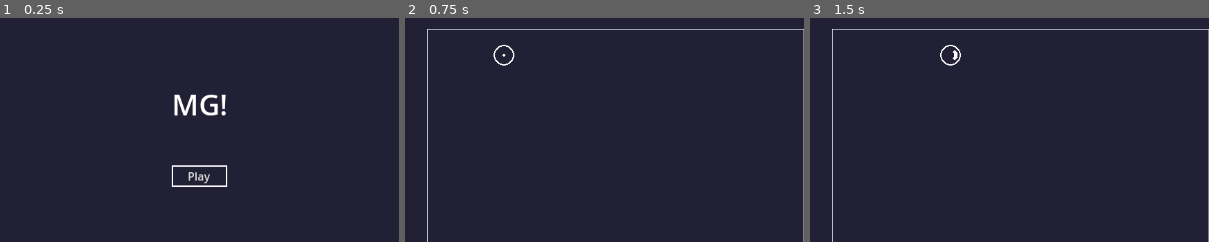
Above: before the commit, frames 1-3 (left to right).
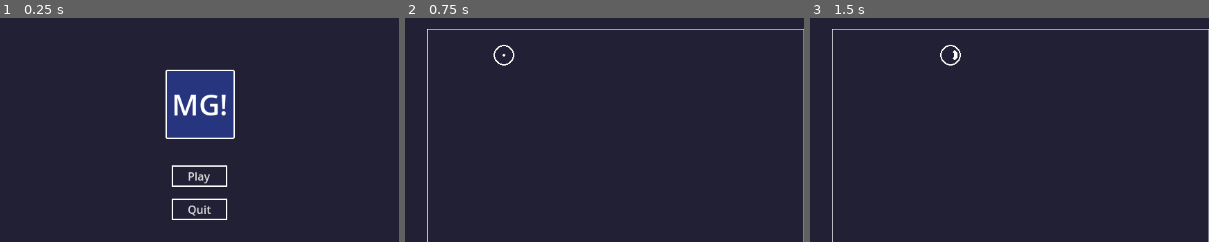
Above: after the commit, the same moments.

Repository: Huthien/MG
Game: Godot game, scene res://Scenes/main.tscn
Two runs of this game, one before a commit and one after it. Both use one fixed random seed, a clock stepped at 60 frames per second and the inputs below.
Inputs:
- Up to frame 1 (0.25 s): no input
- Up to frame 2 (0.75 s): click "Play" at 0.5 s
- Up to frame 3 (1.5 s): tap Enter at 1.25 s; hold D (Right) from 1.28 s (still down)
The pictures show only the part of the screen within x 25-75%, y 20-70%; the shares and areas given below are measured in that part.

The runs differ from the first frame. In frame 1, 5.5% of the frame differs, in the area x 41-59%, y 22-91%; in frame 2, nothing differs; in frame 3, nothing differs.

Commit message:
changes in main menu

Diff:
--- a/Scenes/Play.gd
+++ /dev/null
@@ -1,4 +0,0 @@
-extends Button
-
-func _on_pressed():
-	get_tree().change_scene_to_file("res://Scenes/maze.tscn")
--- a/Scenes/main.tscn
+++ b/Scenes/main.tscn
@@ -1,6 +1,6 @@
-[gd_scene load_steps=4 format=3 uid="uid://d0crrk2wfpalf"]
+[gd_scene load_steps=9 format=3 uid="uid://d0crrk2wfpalf"]
 
-[ext_resource type="Script" path="res://Scenes/Play.gd" id="1_buqml"]
+[ext_resource type="Script" path="res://Scripts/main.gd" id="1_t1b3p"]
 
 [sub_resource type="StyleBoxFlat" id="StyleBoxFlat_yhhrm"]
 bg_color = Color(0.133333, 0.12549, 0.203922, 1)
@@ -10,6 +10,18 @@
 border_width_bottom = 4
 border_color = Color(1, 1, 1, 1)
 
+[sub_resource type="StyleBoxFlat" id="StyleBoxFlat_16bey"]
+bg_color = Color(0.150905, 0.206685, 0.493744, 1)
+border_width_left = 2
+border_width_top = 2
+border_width_right = 2
+border_width_bottom = 2
+border_color = Color(1, 1, 1, 1)
+corner_radius_top_left = 2
+corner_radius_top_right = 2
+corner_radius_bottom_right = 2
+corner_radius_bottom_left = 2
+
 [sub_resource type="StyleBoxFlat" id="StyleBoxFlat_ln8c1"]
 bg_color = Color(0.133333, 0.12549, 0.203922, 1)
 border_width_left = 2
@@ -18,7 +30,30 @@
 border_width_bottom = 2
 border_color = Color(1, 1, 1, 1)
 
+[sub_resource type="StyleBoxFlat" id="StyleBoxFlat_8keen"]
+bg_color = Color(0.14902, 0.207843, 0.494118, 1)
+border_width_left = 2
+border_width_top = 2
+border_width_right = 2
+border_width_bottom = 2
+border_color = Color(1, 1, 1, 1)
+
+[sub_resource type="StyleBoxFlat" id="StyleBoxFlat_hsvep"]
+bg_color = Color(0.333205, 0.432808, 0.834754, 1)
+
+[sub_resource type="StyleBoxFlat" id="StyleBoxFlat_sebbp"]
+bg_color = Color(0.14902, 0.207843, 0.494118, 1)
+border_width_left = 2
+border_width_top = 2
+border_width_right = 2
+border_width_bottom = 2
+border_color = Color(1, 1, 1, 1)
+
+[sub_resource type="StyleBoxFlat" id="StyleBoxFlat_vdphn"]
+bg_color = Color(0.333205, 0.432808, 0.834754, 1)
+
 [node name="Main" type="Node2D"]
+script = ExtResource("1_t1b3p")
 
 [node name="mainMenu" type="CanvasLayer" parent="."]
 
@@ -43,6 +78,7 @@
 grow_vertical = 2
 size_flags_horizontal = 4
 theme_override_font_sizes/font_size = 42
+theme_override_styles/normal = SubResource("StyleBoxFlat_16bey")
 text = "MG!
 "
 horizontal_alignment = 1
@@ -61,7 +97,27 @@
 grow_horizontal = 2
 grow_vertical = 2
 theme_override_styles/normal = SubResource("StyleBoxFlat_ln8c1")
+theme_override_styles/hover = SubResource("StyleBoxFlat_8keen")
+theme_override_styles/pressed = SubResource("StyleBoxFlat_hsvep")
 text = "Play"
-script = ExtResource("1_buqml")
 
-[connection signal="pressed" from="mainMenu/Play" to="mainMenu/Play" method="_on_pressed"]
+[node name="Quit" type="Button" parent="mainMenu"]
+anchors_preset = 8
+anchor_left = 0.5
+anchor_top = 0.5
+anchor_right = 0.5
+anchor_bottom = 0.5
+offset_left = -40.0
+offset_top = 68.0
+offset_right = 40.0
+offset_bottom = 99.0
+grow_horizontal = 2
+grow_vertical = 2
+theme_override_styles/normal = SubResource("StyleBoxFlat_ln8c1")
+theme_override_styles/hover = SubResource("StyleBoxFlat_sebbp")
+theme_override_styles/pressed = SubResource("StyleBoxFlat_vdphn")
+text = "Quit
+"
+
+[connection signal="pressed" from="mainMenu/Play" to="." method="_on_play_pressed"]
+[connection signal="pressed" from="mainMenu/Quit" to="." method="_on_quit_pressed"]
--- /dev/null
+++ b/Scripts/main.gd
@@ -0,0 +1,9 @@
+extends Node2D
+
+
+
+func _on_play_pressed():
+	get_tree().change_scene_to_file("res://Scenes/maze.tscn")
+
+func _on_quit_pressed():
+	get_tree().quit()
